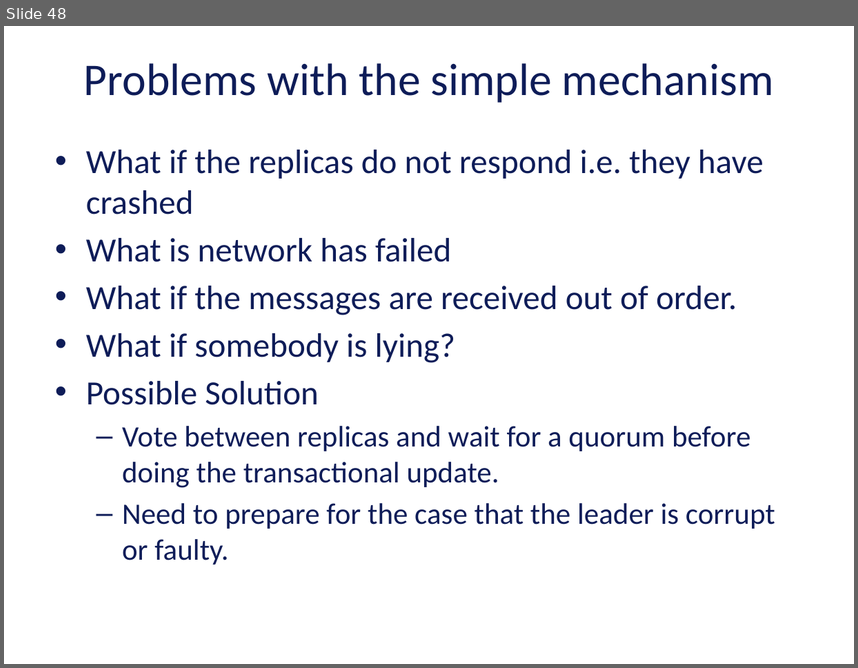
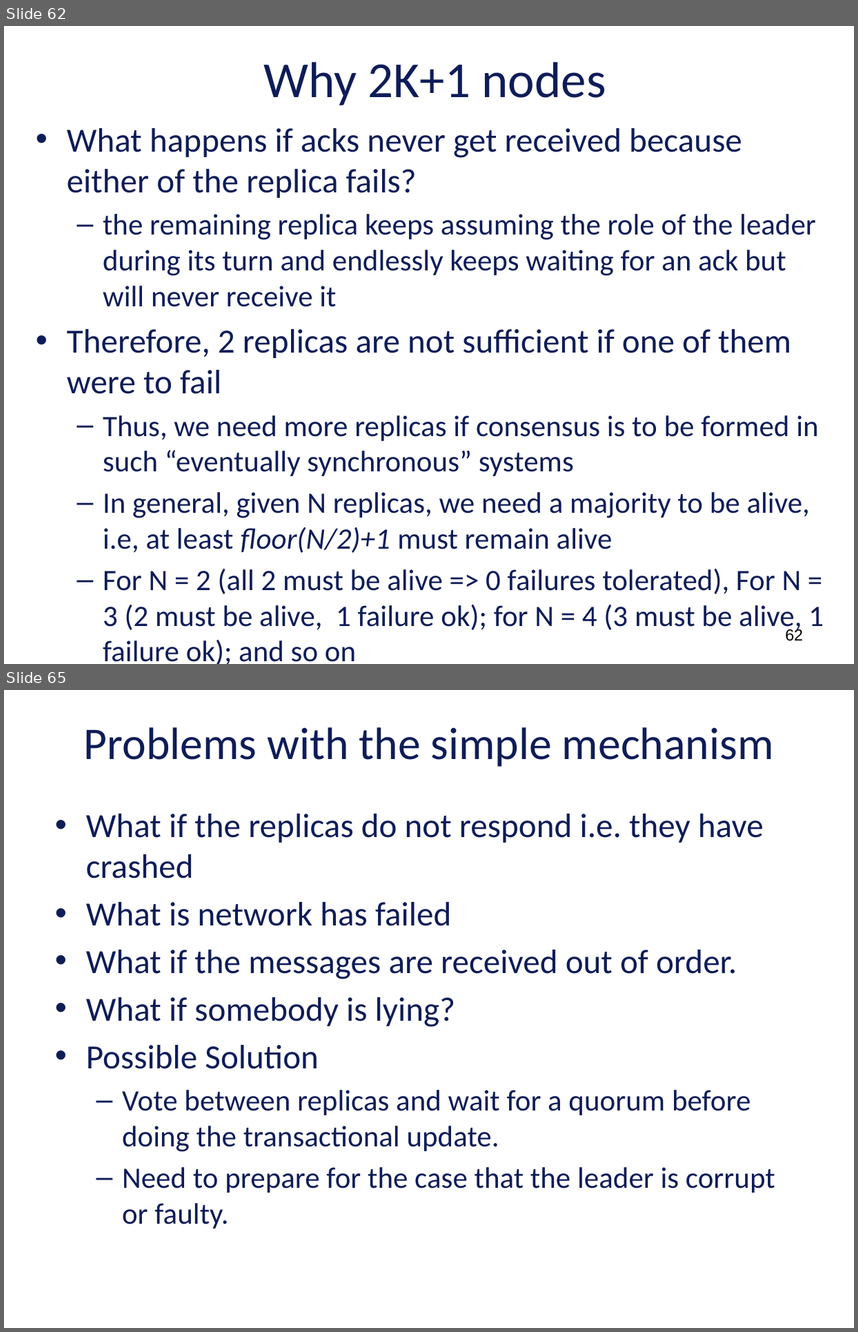
Before and after one commit to vu-resilient-distributed-systems/lectures-fall-2019, a slide deck: Module-5-AvoidingFailures/04_00_SoftwareFaultTolerance.pptx. Shown one above the other, each under a label of ours: slide 48 before the commit, slides 62 and 65 after it; the slides between them are not shown. The pictures are 858x668 and 858x1332 pixels, drawn with LibreOffice and Linux fonts; fonts in the diff are those of the drawing; background and template pictures are left out. Boxes give left, top, right and bottom in pixels: in the first picture for what was removed or moved away, otherwise in the second. Text is boxed around its words. In the diff, an @@ line names an element or a change of style, - is before the commit and + after.

```diff
--- a/Module-5-AvoidingFailures/04_00_SoftwareFaultTolerance.pptx
+++ b/Module-5-AvoidingFailures/04_00_SoftwareFaultTolerance.pptx
@@ slide 62 added at bbox=[4, 26, 854, 664], background picture (left out) @@
@@ title added at bbox=[263, 62, 606, 105], 42.7 pt, text #0E1C58 @@
+Why 2K+1 nodes
@@ text added at bbox=[67, 128, 824, 664], 25.1 pt, text #0E1C58 @@
+• What happens if acks never get received because either of the replica fails?
+  – the remaining replica keeps assuming the role of the leader during its turn and endlessly keeps waiting for an ack but will never receive it
+• Therefore, 2 replicas are not sufficient if one of them were to fail
+  – Thus, we need more replicas if consensus is to be formed in such “eventually synchronous” systems
+  – In general, given N replicas, we need a majority to be alive, i.e, at least floor(N/2)+1 must remain alive
+  – For N = 2 (all 2 must be alive => 0 failures tolerated), For N = 3 (2 must be alive, 1 failure ok); for N = 4 (3 must be alive, 1 failure ok); and so on
@@ page number added at bbox=[785, 627, 803, 641], 13.6 pt, text #000000 @@
+62
@@ what was slide 48 is now slide 65 @@
```
Also in this commit, not shown: 4 slides changed, 15 other slides added, 2 slides removed, 2 other files.
